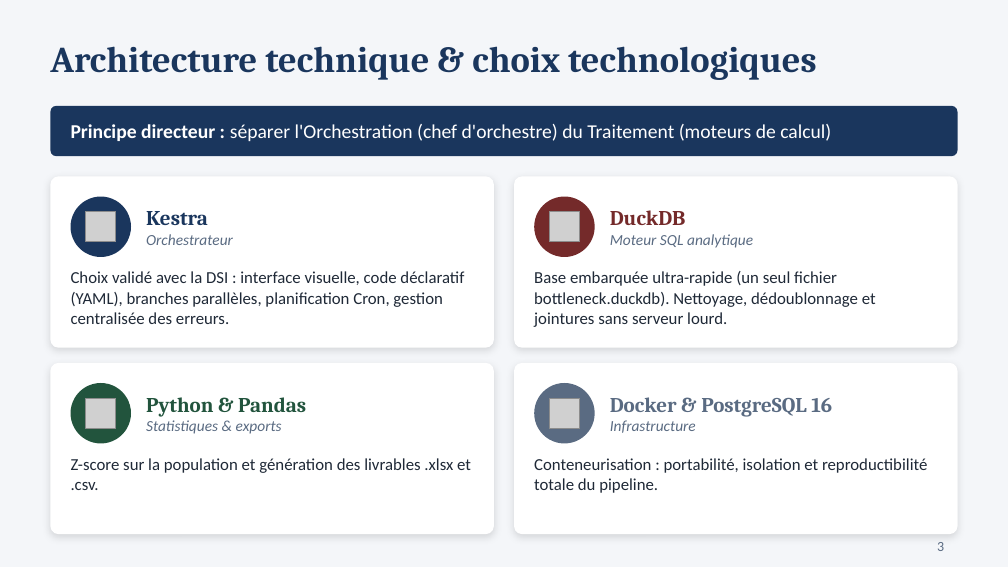
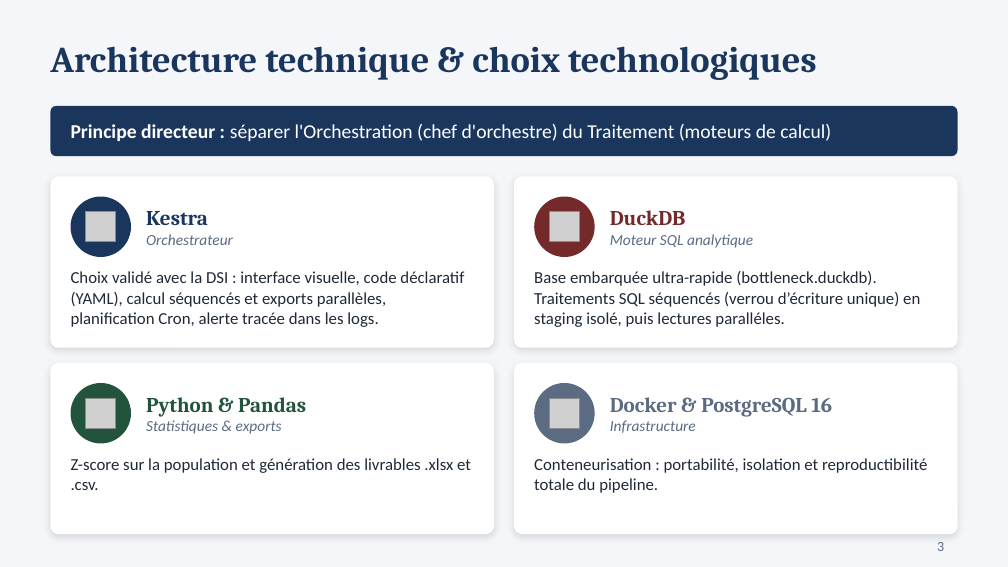
Before and after one commit to mahmoudaminfr-dotcom/P10_BottleNeck, a slide deck: slide 3 of Mahmoud_Amin_3_presentation_102026.pptx. Drawn at 1008x567 pixels with LibreOffice and Linux fonts; fonts in the diff are those of the drawing; grey boxes stand for pictures. Boxes give left, top, right and bottom in pixels: in the first picture for what was removed or moved away, otherwise in the second. Text is boxed around its words. In the diff, an @@ line names an element or a change of style, - is before the commit and + after.

Commit message:
Finalisation P10 : calculs séquencés, exports parallèles, Test 5, pointeur LAST_VALID_LOT et MAJ doc/PPT

```diff
--- a/Mahmoud_Amin_3_presentation_102026.pptx
+++ b/Mahmoud_Amin_3_presentation_102026.pptx
@@ text at bbox=[71, 271, 464, 327]: text changed @@
-Choix validé avec la DSI : interface visuelle, code déclaratif (YAML), branches parallèles, planification Cron, gestion centralisée des erreurs.
+Choix validé avec la DSI : interface visuelle, code déclaratif (YAML), calcul séquencés et exports parallèles, planification Cron, alerte tracée dans les logs.
@@ text at bbox=[534, 271, 920, 327]: text changed @@
-Base embarquée ultra-rapide (un seul fichier bottleneck.duckdb). Nettoyage, dédoublonnage et jointures sans serveur lourd.
+Base embarquée ultra-rapide (bottleneck.duckdb). Traitements SQL séquencés (verrou d’écriture unique) en staging isolé, puis lectures paralléles.
```
Also in this commit, not shown: 5 other slides changed, 1 slide added, 1 slide removed, 22 other files.
